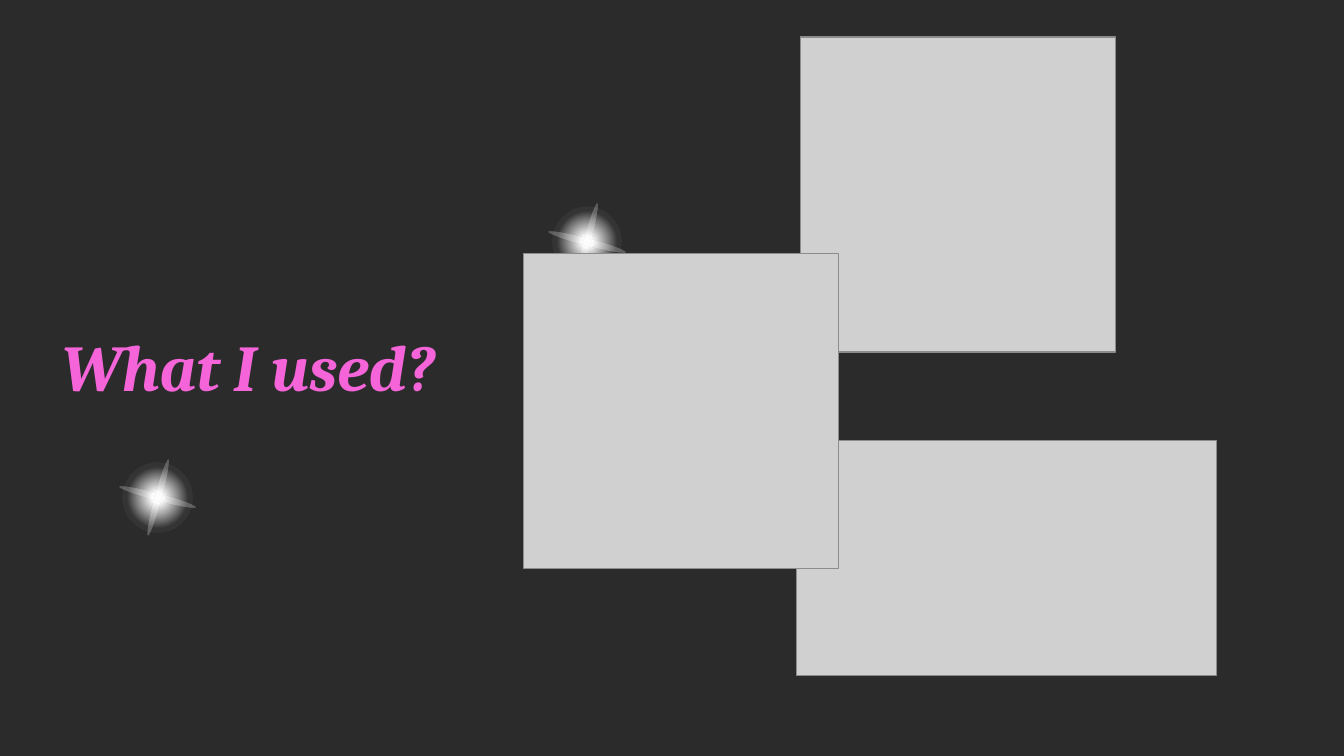
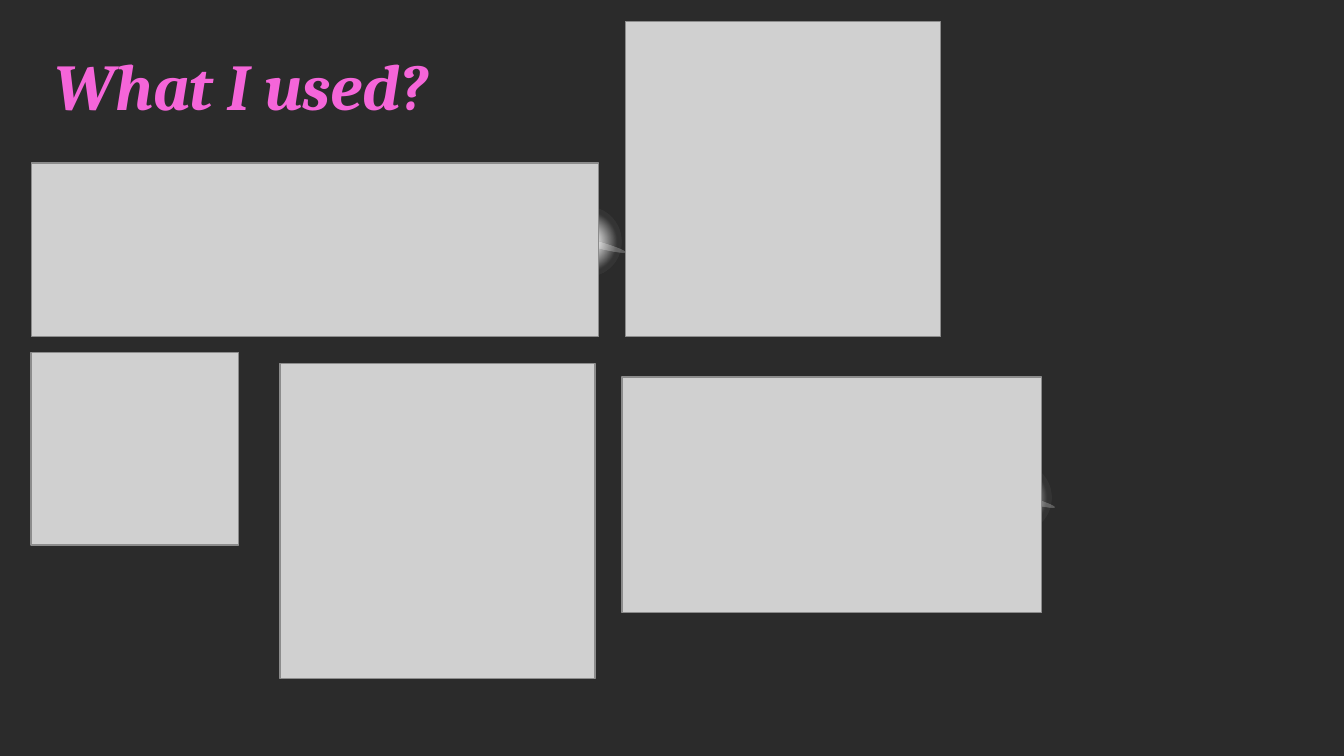
Before and after one commit to phoenixgoldz/Capstone, a slide deck: slide 3 of Capstone Presentation.pptx. Drawn at 1344x756 pixels with LibreOffice and Linux fonts; fonts in the diff are those of the drawing; grey boxes stand for pictures; background and template pictures are left out; a plain dark background stands for a picture behind light text. Boxes give left, top, right and bottom in pixels: in the first picture for what was removed or moved away, otherwise in the second. Text is boxed around its words. In the diff, an @@ line names an element or a change of style, - is before the commit and + after.

```diff
--- a/Capstone Presentation.pptx
+++ b/Capstone Presentation.pptx
@@ picture: place and size @@
-picture at [801, 38, 1116, 352]
+picture at [625, 22, 939, 336]
@@ title "What I used?": place and size @@
-title "What I used?" at [62, 345, 435, 392]
+title "What I used?" at [55, 64, 428, 111]
@@ picture added at [32, 163, 599, 336] @@
@@ picture added at [31, 352, 239, 544] @@
@@ picture: place and size @@
-picture at [523, 254, 837, 569]
+picture at [280, 363, 594, 677]
@@ picture: place and size @@
-picture at [796, 441, 1215, 676]
+picture at [622, 378, 1042, 613]
@@ freeform shape removed at [146, 458, 169, 535] @@
@@ freeform shape: place and size @@
-freeform shape at [120, 458, 196, 535]
+freeform shape at [978, 458, 1055, 535]
@@ freeform shape: place and size @@
-freeform shape at [120, 485, 196, 508]
+freeform shape at [978, 485, 1055, 508]
```
Also in this commit, not shown: 1 other slide changed, 7 other files.
